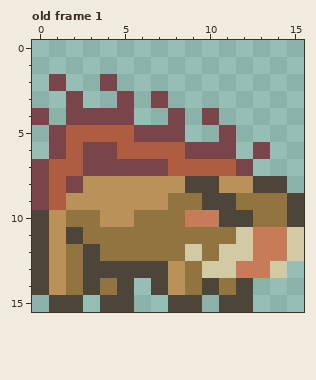
One commit to this pixel-art file: assets/sprites/boar.aseprite. The picture above is the old version.
16x16 pixels, 4 frames. Shown: old frame 1. The commit also changed other frames, which this record leaves out.
The result:
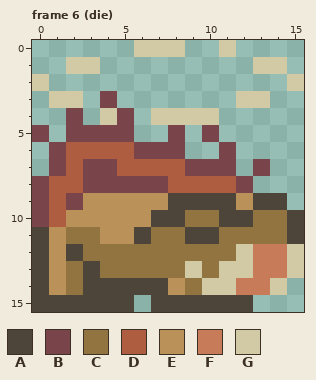
Palette (. is transparent): A #4d4539  B #79444a  C #927441  D #ae5d40  E #ba9158  F #c77b58  G #d2c9a5
A new or re-ordered frame is compared with the old frame closest to it.
The exact change:
frames 4 -> 6
layer "Layer 2" added
Changed rows in their new state; - is an unchanged pixel.
Frame 6 (die) is new; against old frame 1, layers "Layer 2", "Layer 1":
first column x 0:
 0 ------GGG--G----
 1 --GG---------GG-
 2 G.--.----------G
 3 -GG-B.-.----GG--
 4 .--.G--GGGG-----
 5 B.BBBB..--B.----
 6 ---DD-BBB..--.--
 7 .B---DDD-BBB.B--
 8 --DBBBBBDDDDB..-
 9 --B-----AA--EAA.
10 BDEE--EAACC-----
11 --C-EEA--AA-CCCA
12 --AC-----C-C----
13 ----CCCCCGC-G-FG
14 ----A-A---GGFFG-
15 A--A---A--A-----
Changed places in both pictures, as pixel boxes (x1, y1, x2, y2):
changed: (32, 40, 304, 312)
